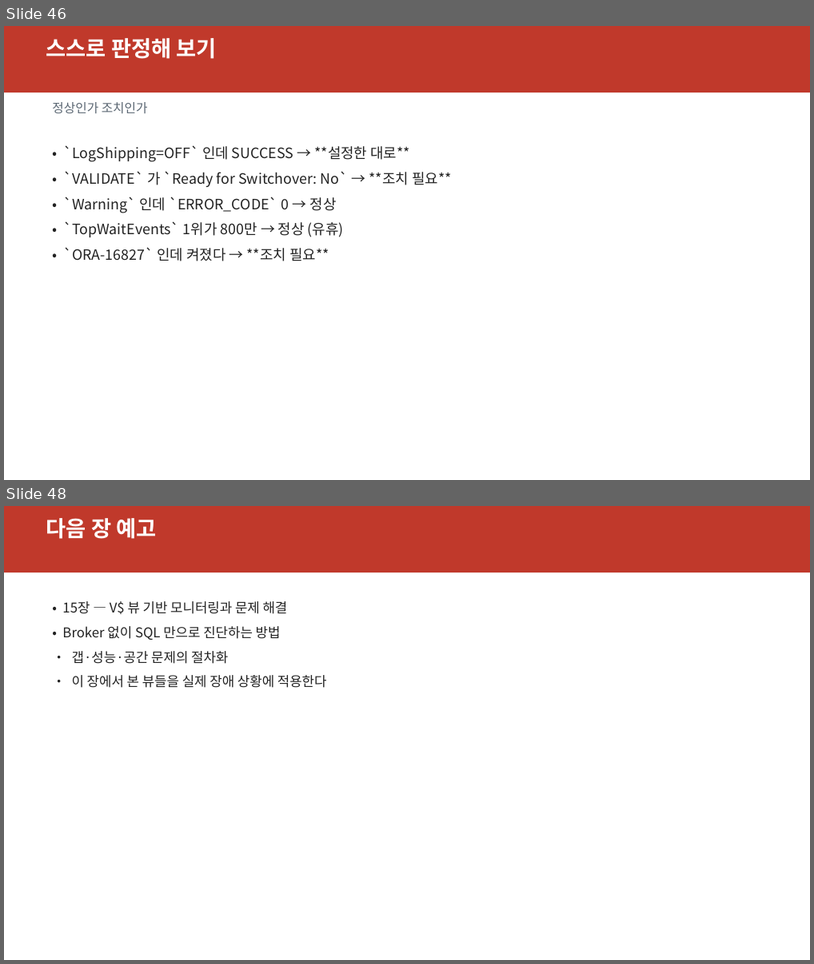
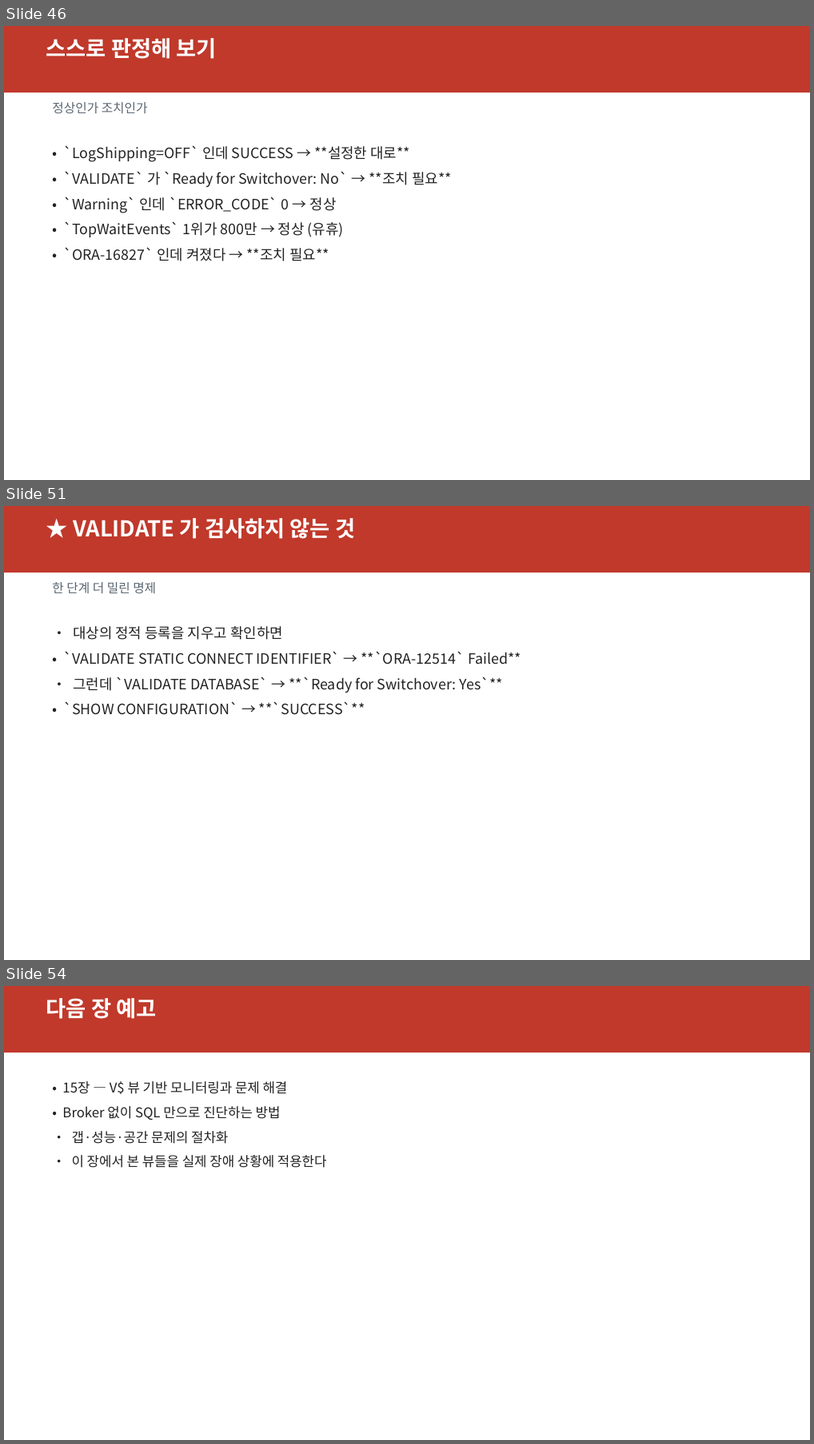
Before and after one commit to elpisk/OracleManual, a slide deck: ADG/14장/14장_Broker모니터링과검증명령.pptx. Shown one above the other, each under a label of ours: slides 46 and 48 before the commit, slides 46, 51 and 54 after it; the slides between them are not shown. The pictures are 814x964 and 814x1444 pixels, drawn with LibreOffice and Linux fonts; fonts in the diff are those of the drawing. Boxes give left, top, right and bottom in pixels: in the first picture for what was removed or moved away, otherwise in the second. Text is boxed around its words. In the diff, an @@ line names an element or a change of style, - is before the commit and + after.

```diff
--- a/ADG/14장/14장_Broker모니터링과검증명령.pptx
+++ b/ADG/14장/14장_Broker모니터링과검증명령.pptx
@@ slide 51 added at <box>4,506,810,960</box>, background #FFFFFF @@
@@ rectangle added at <box>4,506,810,572</box>, fill #C0392B @@
@@ text added at <box>73,518,355,539</box>, 26 pt, text #FFFFFF, bold @@
+★ VALIDATE 가 검사하지 않는 것
@@ text added at <box>52,582,156,594</box>, 15 pt, text #5A6672 @@
+한 단계 더 밀린 명제
@@ text added at <box>63,626,522,715</box>, 17 pt, text #222222 @@
+• 대상의 정적 등록을 지우고 확인하면
+• `VALIDATE STATIC CONNECT IDENTIFIER` → **`ORA-12514` Failed**
+• 그런데 `VALIDATE DATABASE` → **`Ready for Switchover: Yes`**
+• `SHOW CONFIGURATION` → **`SUCCESS`**
@@ what was slide 48 is now slide 54 @@
```
Also in this commit, not shown: 1 slide changed, 5 other slides added, 7 other files.
